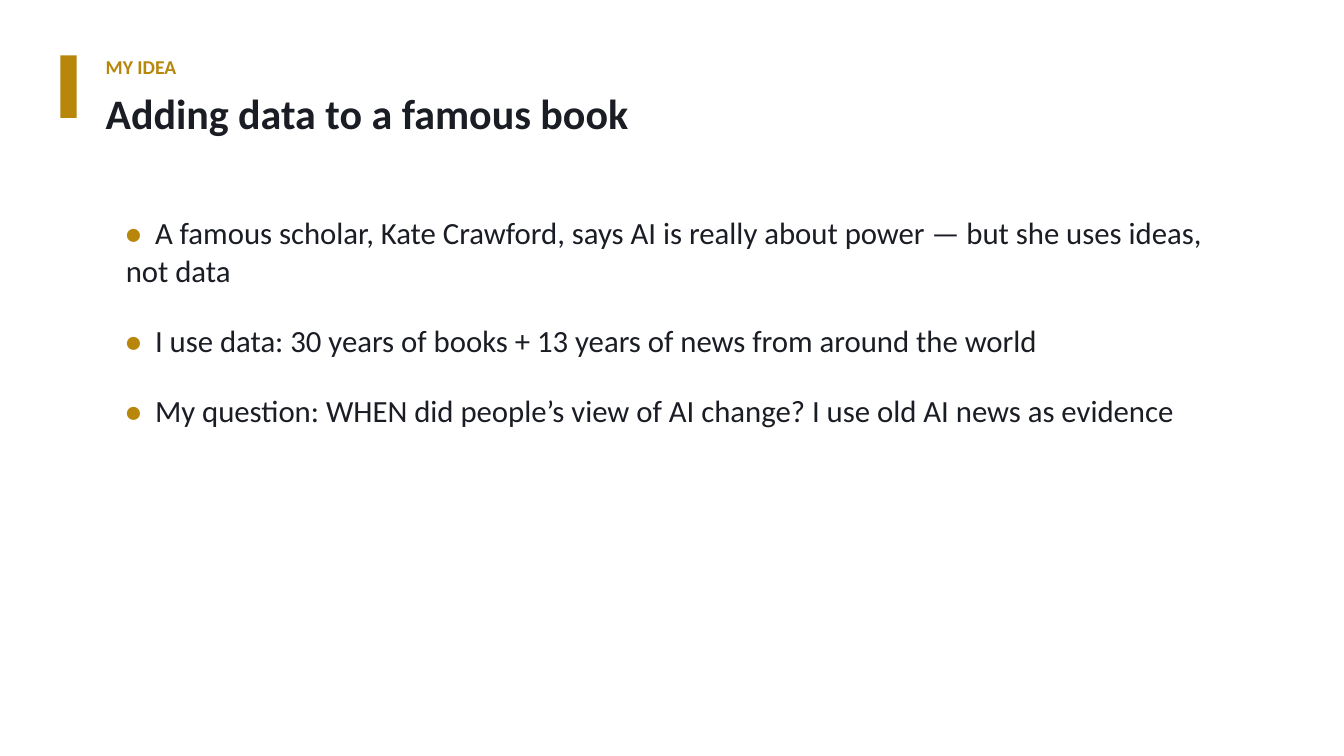
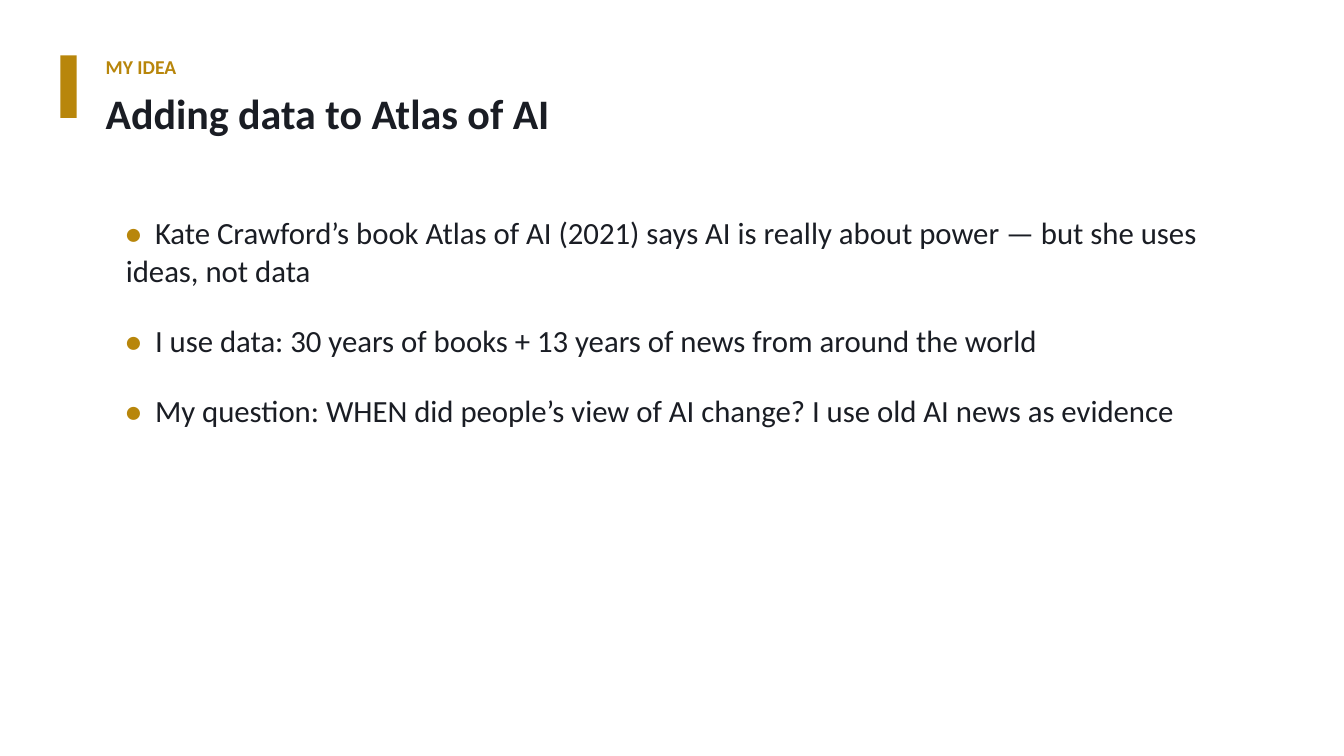
Before and after one commit to Potchara1411/Digital-history-project, a slide deck: slide 2 of ai_discourse_4min.pptx. Drawn at 1344x756 pixels with LibreOffice and Linux fonts; fonts in the diff are those of the drawing. Boxes give left, top, right and bottom in pixels: in the first picture for what was removed or moved away, otherwise in the second. Text is boxed around its words. In the diff, an @@ line names an element or a change of style, - is before the commit and + after.

```diff
--- a/ai_discourse_4min.pptx
+++ b/ai_discourse_4min.pptx
@@ text at (106,99,550,136): text changed @@
-Adding data to a famous book
+Adding data to Atlas of AI
@@ text at (126,221,1196,286): text changed @@
-• A famous scholar, Kate Crawford, says AI is really about power — but she uses ideas, not data
+• Kate Crawford’s book Atlas of AI (2021) says AI is really about power — but she uses ideas, not data
```
Also in this commit, not shown: 2 other files.
